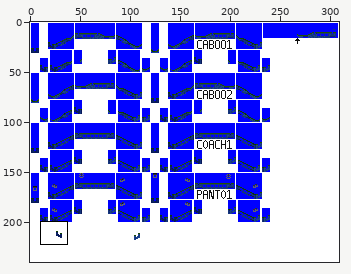
Pixel-art file -- src/trains/e1_series/gfx/e1_series.aseprite. The first picture is a wide view before the edit; the outline marks the close-up.
Close-up. Before the edit:
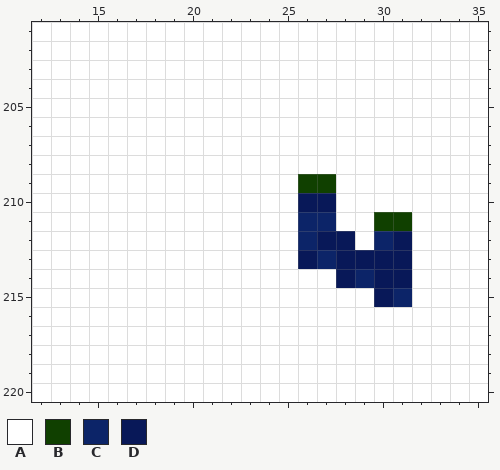
309x240 pixels, 1 frame. Colours within 5 levels of each other are drawn and written as one. Shown: x 12..35, y 201..220. The commit also changed other parts of the picture, which this record leaves out.
Visible layers, top first: "Panto", "2cc/F", "2cc/M", "2cc/B", "Spritenames", "Outline", "Background".
Palette (. is transparent): A #ffffff  B #104000  C #0c2468  D #081858
Pixels before, first column x 12:
201 AAAAAAAAAAAAAAAAAAAAAAAA
202 AAAAAAAAAAAAAAAAAAAAAAAA
203 AAAAAAAAAAAAAAAAAAAAAAAA
204 AAAAAAAAAAAAAAAAAAAAAAAA
205 AAAAAAAAAAAAAAAAAAAAAAAA
206 AAAAAAAAAAAAAAAAAAAAAAAA
207 AAAAAAAAAAAAAAAAAAAAAAAA
208 AAAAAAAAAAAAAAAAAAAAAAAA
209 AAAAAAAAAAAAAABBAAAAAAAA
210 AAAAAAAAAAAAAADDAAAAAAAA
211 AAAAAAAAAAAAAACCAABBAAAA
212 AAAAAAAAAAAAAACDDACDAAAA
213 AAAAAAAAAAAAAADCDDDDAAAA
214 AAAAAAAAAAAAAAAADCDDAAAA
215 AAAAAAAAAAAAAAAAAADCAAAA
216 AAAAAAAAAAAAAAAAAAAAAAAA
217 AAAAAAAAAAAAAAAAAAAAAAAA
218 AAAAAAAAAAAAAAAAAAAAAAAA
219 AAAAAAAAAAAAAAAAAAAAAAAA
220 AAAAAAAAAAAAAAAAAAAAAAAA
The same view after the edit:
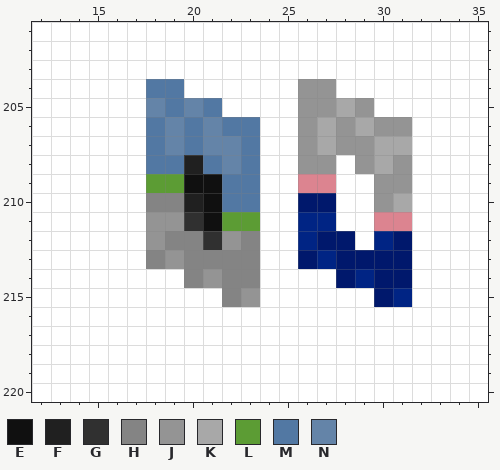
Colours new in this view: E #101010  F #202020  G #303030  H #848484  J #949494  K #a8a8a8  L #5c9c34  M #5278a3  N #6484a8
Changes in this commit:
layer "Background" now hidden
layer "Original/M" now shown
layer "Refurb/M" now shown
layer "2cc/M" now hidden
colour B: #104000 -> #dc8490
colour C: #0c2468 -> #002484
colour D: #081858 -> #00186c
Layers "Refurb/M", "Original/M":
y 204: x 18..19 AA -> MM; x 26..27 AA -> JJ
y 205: x 18..21 AAAA -> NMNM; x 26..29 AAAA -> JJKJ
y 206: x 18..23 AAAAAA -> MNMNMM; x 26..31 AAAAAA -> JKJKJJ
y 207: x 18..23 AAAAAA -> MNMNNM; x 26..31 AAAAAA -> JKJJKK
y 208: x 18..23 AAAAAA -> MMFMNM; x 26..27 AA -> JJ; x 29..31 AAA -> JKJ
y 209: x 18..23 AAAAAA -> LLEEMM; x 30..31 AA -> JJ
y 210: x 18..23 AAAAAA -> HHFEMM; x 30..31 AA -> JK
y 211: x 18..23 AAAAAA -> JJGELL
y 212: x 18..23 AAAAAA -> JHHGJH
y 213: x 18..23 AAAAAA -> HJHHHH
y 214: x 20..23 AAAA -> HJHH
y 215: x 22..23 AA -> HJ
Changed places in both close-ups, as pixel boxes (x1, y1, x2, y2):
changed: (146, 79, 412, 307)
